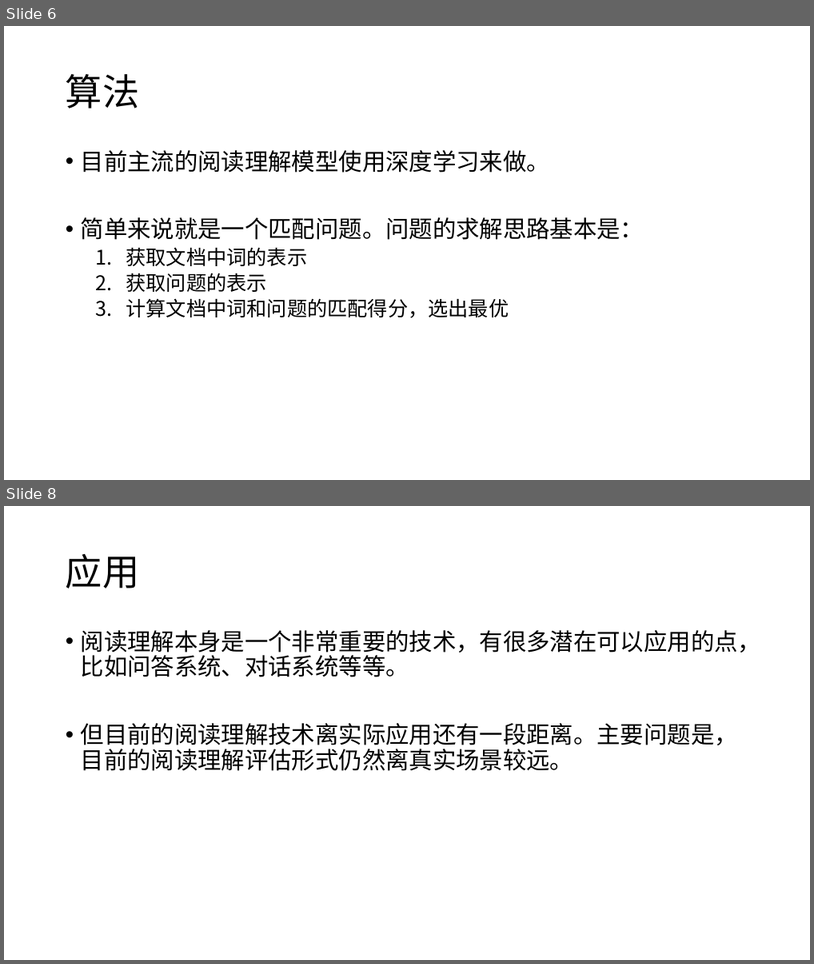
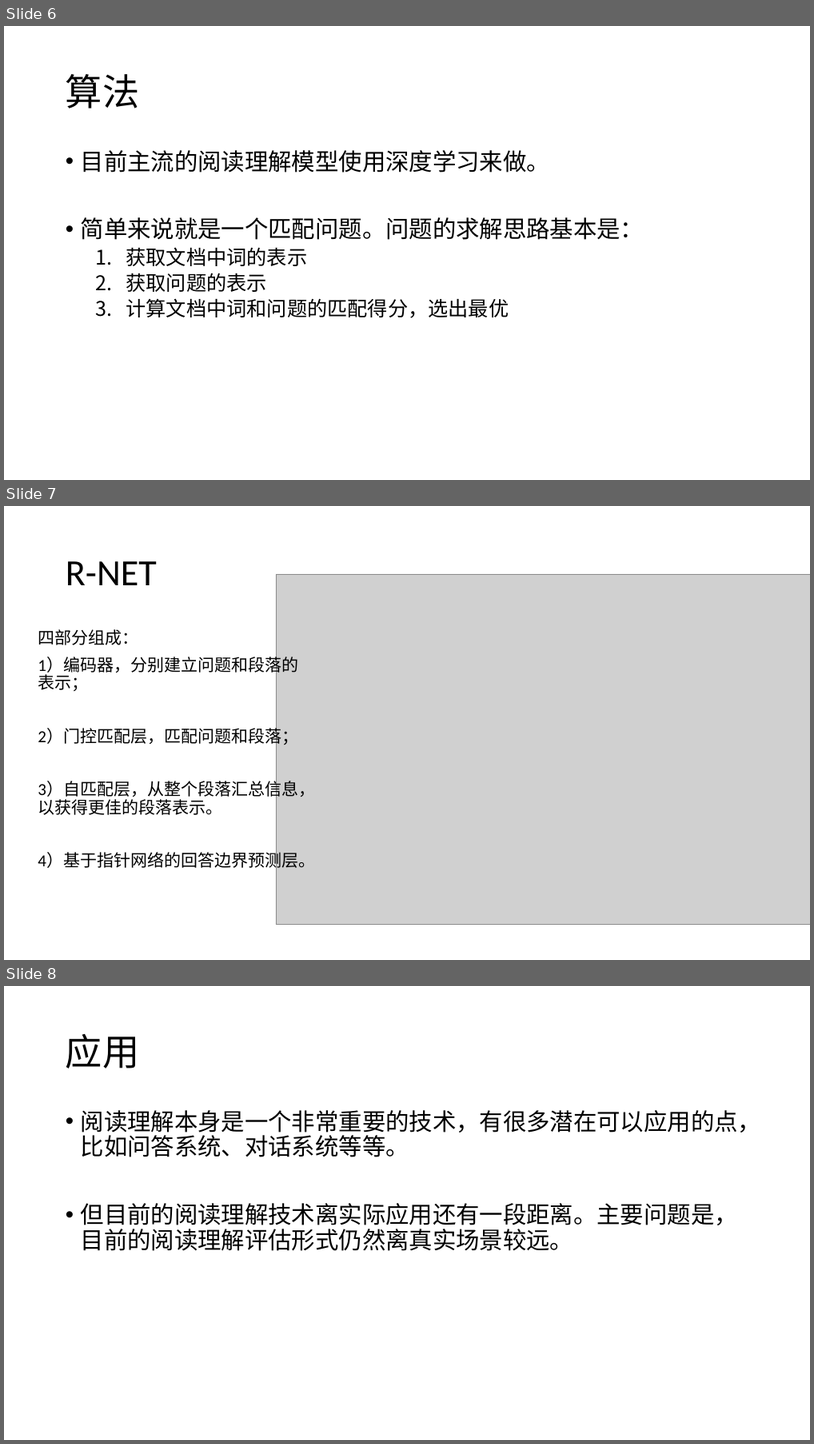
Before and after one commit to foamliu/Learning-DL, a slide deck: nlp/R-net.pptx. Shown one above the other, each under a label of ours: slides 6 and 8 before the commit, slides 6, 7 and 8 after it; the slides between them are not shown. The pictures are 814x964 and 814x1444 pixels, drawn with LibreOffice and Linux fonts; fonts in the diff are those of the drawing; grey boxes stand for pictures. Boxes give left, top, right and bottom in pixels: in the first picture for what was removed or moved away, otherwise in the second. Text is boxed around its words. In the diff, an @@ line names an element or a change of style, - is before the commit and + after.

```diff
--- a/nlp/R-net.pptx
+++ b/nlp/R-net.pptx
@@ slide 7 added at bbox=[4, 506, 810, 960], background #FFFFFF @@
@@ title added at bbox=[66, 561, 157, 585], 44 pt, text #000000 @@
+R-NET
@@ picture added at bbox=[276, 574, 810, 924] @@
@@ text added at bbox=[38, 629, 315, 872], 20 pt, text #000000 @@
+四部分组成：
+1）编码器，分别建立问题和段落的表示；
+2）门控匹配层，匹配问题和段落；
+3）自匹配层，从整个段落汇总信息，以获得更佳的段落表示。
+4）基于指针网络的回答边界预测层。
```
Also in this commit, not shown: 2 slides removed, 1 other file.
